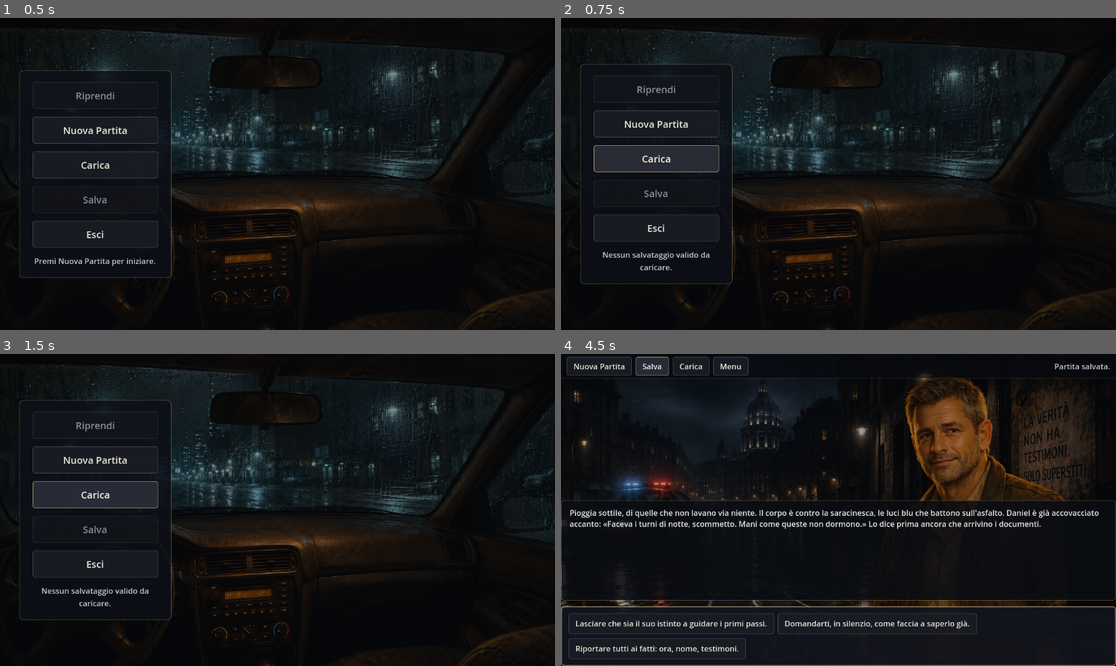
Above: before the commit, frames 1-4 (two rows, left to right).
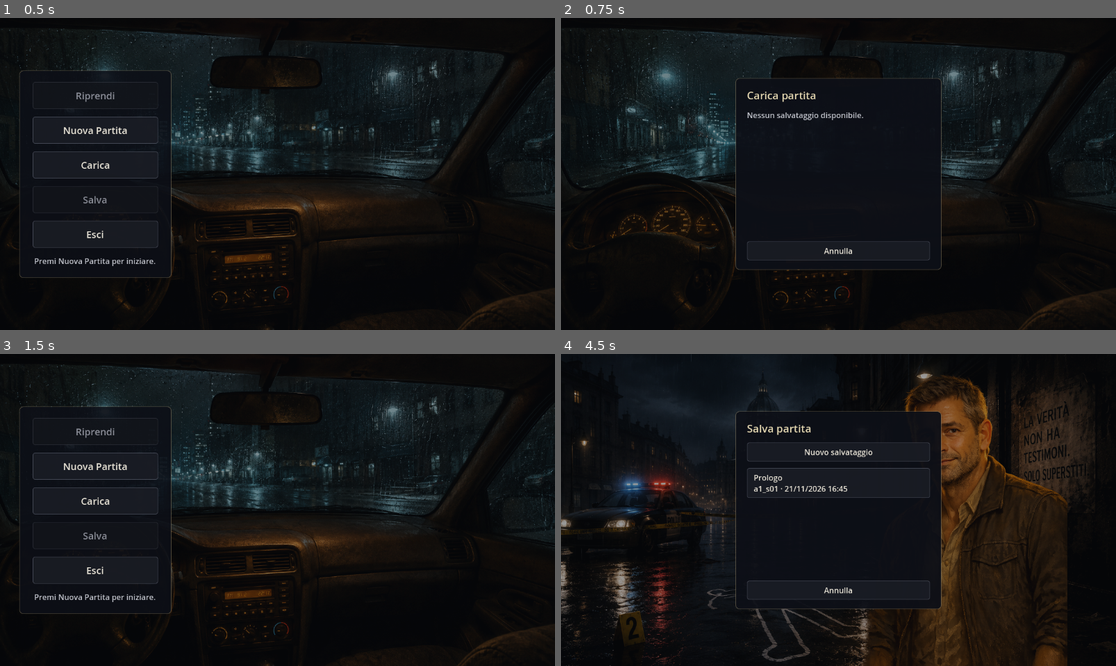
Above: after the commit, the same moments.

Repository: torsifranci2006-ship-it/gioco-test
Game: Godot game, scene res://scenes/main.tscn
Same seed, same stepped clock (60 frames per second), same inputs: the game is played once before the commit and once after it.
Inputs (mouse positions are in pixels of both pictures, inside the frame that each line leads up to):
- Up to frame 1 (0.5 s): no input
- Up to frame 2 (0.75 s): click "Carica" at 0.5 s
- Up to frame 3 (1.5 s): click (277, 588) at 1.25 s, where only the run after the commit has a clickable "Annulla"
- Up to frame 4 (4.5 s): click "Nuova Partita" at 2 s; click "Salva" at 2.75 s; click (838, 450) at 3.5 s, where only the run after the commit has a clickable "Nuovo salvataggio"; click (805, 519) at 4.25 s, where only the run after the commit has a clickable "Conferma"

Frame 1 is identical in both runs. In frame 2, 11% of the frame differs, in the area x 3-69%, y 14-86%; in frame 3, 2.4%; in frame 4, 18%, in the area x 0-100%, y 0-100%.

Commit message:
Aggiunti opzione salvataggio manuale e più salvataggi

Diff:
--- a/scenes/main.tscn
+++ b/scenes/main.tscn
@@ -393,3 +393,121 @@
 custom_minimum_size = Vector2(120, 44)
 layout_mode = 2
 text = "Annulla"
+
+[node name="LoadPanel" type="PanelContainer" parent="."]
+visible = false
+layout_mode = 1
+anchor_left = 0.5
+anchor_top = 0.5
+anchor_right = 0.5
+anchor_bottom = 0.5
+grow_horizontal = 2
+grow_vertical = 2
+theme_override_styles/panel = SubResource("sb_ending")
+
+[node name="LoadMargin" type="MarginContainer" parent="LoadPanel"]
+layout_mode = 2
+
+[node name="LoadVBox" type="VBoxContainer" parent="LoadPanel/LoadMargin"]
+layout_mode = 2
+theme_override_constants/separation = 14
+
+[node name="LoadTitle" type="Label" parent="LoadPanel/LoadMargin/LoadVBox"]
+layout_mode = 2
+theme_override_colors/font_color = Color(0.9, 0.85, 0.7, 1)
+theme_override_font_sizes/font_size = 22
+text = "Carica partita"
+
+[node name="LoadScroll" type="ScrollContainer" parent="LoadPanel/LoadMargin/LoadVBox"]
+custom_minimum_size = Vector2(380, 260)
+layout_mode = 2
+horizontal_scroll_mode = 0
+
+[node name="LoadList" type="VBoxContainer" parent="LoadPanel/LoadMargin/LoadVBox/LoadScroll"]
+layout_mode = 2
+size_flags_horizontal = 3
+theme_override_constants/separation = 8
+
+[node name="LoadCancelButton" type="Button" parent="LoadPanel/LoadMargin/LoadVBox"]
+layout_mode = 2
+text = "Annulla"
+
+[node name="SavePanel" type="PanelContainer" parent="."]
+visible = false
+layout_mode = 1
+anchor_left = 0.5
+anchor_top = 0.5
+anchor_right = 0.5
+anchor_bottom = 0.5
+grow_horizontal = 2
+grow_vertical = 2
+theme_override_styles/panel = SubResource("sb_ending")
+
+[node name="SaveMargin" type="MarginContainer" parent="SavePanel"]
+layout_mode = 2
+
+[node name="SaveVBox" type="VBoxContainer" parent="SavePanel/SaveMargin"]
+layout_mode = 2
+theme_override_constants/separation = 14
+
+[node name="SaveTitle" type="Label" parent="SavePanel/SaveMargin/SaveVBox"]
+layout_mode = 2
+theme_override_colors/font_color = Color(0.9, 0.85, 0.7, 1)
+theme_override_font_sizes/font_size = 22
+text = "Salva partita"
+
+[node name="SaveNewButton" type="Button" parent="SavePanel/SaveMargin/SaveVBox"]
+layout_mode = 2
+text = "Nuovo salvataggio"
+
+[node name="SaveScroll" type="ScrollContainer" parent="SavePanel/SaveMargin/SaveVBox"]
+custom_minimum_size = Vector2(380, 220)
+layout_mode = 2
+horizontal_scroll_mode = 0
+
+[node name="SaveList" type="VBoxContainer" parent="SavePanel/SaveMargin/SaveVBox/SaveScroll"]
+layout_mode = 2
+size_flags_horizontal = 3
+theme_override_constants/separation = 8
+
+[node name="SaveCancelButton" type="Button" parent="SavePanel/SaveMargin/SaveVBox"]
+layout_mode = 2
+text = "Annulla"
+
+[node name="SaveConfirm" type="PanelContainer" parent="."]
+visible = false
+layout_mode = 1
+anchor_left = 0.5
+anchor_top = 0.5
+anchor_right = 0.5
+anchor_bottom = 0.5
+grow_horizontal = 2
+grow_vertical = 2
+theme_override_styles/panel = SubResource("sb_ending")
+
+[node name="SaveConfirmMargin" type="MarginContainer" parent="SaveConfirm"]
+layout_mode = 2
+
+[node name="SaveConfirmVBox" type="VBoxContainer" parent="SaveConfirm/SaveConfirmMargin"]
+layout_mode = 2
+theme_override_constants/separation = 16
+
+[node name="SaveConfirmLabel" type="Label" parent="SaveConfirm/SaveConfirmMargin/SaveConfirmVBox"]
+layout_mode = 2
+horizontal_alignment = 1
+text = "Sovrascrivere questo salvataggio?"
+
+[node name="SaveConfirmButtons" type="HBoxContainer" parent="SaveConfirm/SaveConfirmMargin/SaveConfirmVBox"]
+layout_mode = 2
+alignment = 1
+theme_override_constants/separation = 8
+
+[node name="SaveConfirmYesButton" type="Button" parent="SaveConfirm/SaveConfirmMargin/SaveConfirmVBox/SaveConfirmButtons"]
+custom_minimum_size = Vector2(120, 44)
+layout_mode = 2
+text = "Conferma"
+
+[node name="SaveConfirmNoButton" type="Button" parent="SaveConfirm/SaveConfirmMargin/SaveConfirmVBox/SaveConfirmButtons"]
+custom_minimum_size = Vector2(120, 44)
+layout_mode = 2
+text = "Annulla"
--- a/src/autoload/game.gd
+++ b/src/autoload/game.gd
@@ -5,7 +5,8 @@
 ## new_game() va chiamato esplicitamente. Gli errori di setup sono propagati con messaggi chiari.
 ## La UI usa SOLO questi metodi: non legge i JSON né conosce i sistemi interni.
 
-const SAVE_PATH := "user://savegame.json"
+const SAVE_PATH := "user://savegame.json"   ## legacy slot singolo (non più usato dalla UI)
+const SAVE_DIR := "user://saves/"           ## directory degli slot multipli
 
 var engine: StoryEngine
 var ready_ok: bool = false        ## true se il setup del motore è riuscito
@@ -73,3 +74,66 @@
 	if not ready_ok:
 		return false
 	return engine.load_game(SAVE_PATH)
+
+# --- Salvataggi multi-slot (user://saves/save_<N>.json) ---
+
+func _slot_path(slot: int) -> String:
+	return SAVE_DIR + "save_%d.json" % slot
+
+## Salva la partita corrente nello slot indicato. Crea la directory se manca.
+func save_slot(slot: int) -> bool:
+	if not ready_ok:
+		return false
+	DirAccess.make_dir_recursive_absolute(SAVE_DIR)
+	return engine.save_game(_slot_path(slot))
+
+## Carica la partita dallo slot indicato (emette scene_changed tramite il motore).
+func load_slot(slot: int) -> bool:
+	if not ready_ok:
+		return false
+	return engine.load_game(_slot_path(slot))
+
+## Titolo leggibile di una scena dato il suo id (pass-through al motore). "" se sconosciuto.
+func scene_title(scene_id: String) -> String:
+	return engine.scene_title(scene_id) if ready_ok else ""
+
+## Primo slot libero (max esistente + 1, a partire da 1) per "Nuovo salvataggio".
+func next_free_slot() -> int:
+	var max_slot := 0
+	for entry in list_saves():
+		max_slot = max(max_slot, int(entry.get("slot", 0)))
+	return max_slot + 1
+
+## Elenco dei salvataggi esistenti, ordinati per data/ora decrescente (più recente in cima).
+## Ogni voce: { slot:int, scene_id:String, scene_title:String, mtime:int }.
+func list_saves() -> Array:
+	var out: Array = []
+	var dir := DirAccess.open(SAVE_DIR)
+	if dir == null:
+		return out
+	for fname in dir.get_files():
+		if not (fname.begins_with("save_") and fname.ends_with(".json")):
+			continue
+		var slot := int(fname.trim_prefix("save_").trim_suffix(".json"))
+		var path := _slot_path(slot)
+		var scene_id := _peek_scene_id(path)
+		out.append({
+			"slot": slot,
+			"scene_id": scene_id,
+			"scene_title": scene_title(scene_id),
+			"mtime": int(FileAccess.get_modified_time(path)),
+		})
+	out.sort_custom(func(a, b): return a["mtime"] > b["mtime"])
+	return out
+
+## Parse leggero: estrae solo current_scene_id da un file di salvataggio (non ricostruisce lo stato).
+func _peek_scene_id(path: String) -> String:
+	if not FileAccess.file_exists(path):
+		return ""
+	var f := FileAccess.open(path, FileAccess.READ)
+	if f == null:
+		return ""
+	var data = JSON.parse_string(f.get_as_text())
+	if data is Dictionary:
+		return String(data.get("current_scene_id", ""))
+	return ""
--- a/src/core/story_engine.gd
+++ b/src/core/story_engine.gd
@@ -66,6 +66,12 @@
 	if state == null:
 		return null
 	return _scenes.get(state.current_scene_id)
+
+## Accessor di sola lettura: titolo leggibile di una scena dato il suo id (per la UI dei
+## salvataggi). Ritorna "" se l'id non esiste. Non altera lo stato né la logica narrativa.
+func scene_title(scene_id: String) -> String:
+	var sc: StoryScene = _scenes.get(scene_id)
+	return sc.titolo if sc != null else ""
 
 ## Frammenti di testo della scena corrente la cui condizione è soddisfatta.
 func current_text() -> Array[String]:
--- a/src/ui/main.gd
+++ b/src/ui/main.gd
@@ -57,21 +57,40 @@
 @onready var _ending_new_game_button: Button = $EndingPanel/EndingMargin/EndingVBox/EndingNewGameButton
 @onready var _background: TextureRect = $Background
 @onready var _character: TextureRect = $Character
+@onready var _load_panel: PanelContainer = $LoadPanel
+@onready var _load_list: VBoxContainer = $LoadPanel/LoadMargin/LoadVBox/LoadScroll/LoadList
+@onready var _load_cancel_button: Button = $LoadPanel/LoadMargin/LoadVBox/LoadCancelButton
+@onready var _save_panel: PanelContainer = $SavePanel
+@onready var _save_list: VBoxContainer = $SavePanel/SaveMargin/SaveVBox/SaveScroll/SaveList
+@onready var _save_new_button: Button = $SavePanel/SaveMargin/SaveVBox/SaveNewButton
+@onready var _save_cancel_button: Button = $SavePanel/SaveMargin/SaveVBox/SaveCancelButton
+@onready var _save_confirm: PanelContainer = $SaveConfirm
+@onready var _save_confirm_label: Label = $SaveConfirm/SaveConfirmMargin/SaveConfirmVBox/SaveConfirmLabel
+@onready var _save_confirm_yes_button: Button = $SaveConfirm/SaveConfirmMargin/SaveConfirmVBox/SaveConfirmButtons/SaveConfirmYesButton
+@onready var _save_confirm_no_button: Button = $SaveConfirm/SaveConfirmMargin/SaveConfirmVBox/SaveConfirmButtons/SaveConfirmNoButton
+
+var _panel_origin: String = "menu"   ## contesto di apertura di Save/Load: "menu" o "game"
+var _pending_save_slot: int = 0       ## slot da confermare nel SaveConfirm
 
 func _ready() -> void:
 	EventBus.scene_changed.connect(_on_scene_changed)
 	EventBus.game_ended.connect(_on_game_ended)
 	_new_game_button.pressed.connect(_on_new_game)
-	_save_button.pressed.connect(_on_save)
-	_load_button.pressed.connect(_on_load)
+	_save_button.pressed.connect(_on_open_save.bind("game"))
+	_load_button.pressed.connect(_on_open_load.bind("game"))
 	_start_new_game_button.pressed.connect(_on_new_game)
-	_start_save_button.pressed.connect(_on_save)
-	_start_load_button.pressed.connect(_on_load)
+	_start_save_button.pressed.connect(_on_open_save.bind("menu"))
+	_start_load_button.pressed.connect(_on_open_load.bind("menu"))
 	_start_resume_button.pressed.connect(_on_resume)
 	_start_exit_button.pressed.connect(_on_exit)
 	_menu_button.pressed.connect(_on_menu)
 	_exit_confirm_button.pressed.connect(_on_exit_confirm)
 	_exit_cancel_button.pressed.connect(_on_exit_cancel)
+	_load_cancel_button.pressed.connect(_on_panel_cancel)
+	_save_cancel_button.pressed.connect(_on_panel_cancel)
+	_save_new_button.pressed.connect(_on_save_new)
+	_save_confirm_yes_button.pressed.connect(_on_save_confirm_yes)
+	_save_confirm_no_button.pressed.connect(_on_save_confirm_no)
 	_ending_new_game_button.pressed.connect(_on_new_game)
 	# Stato iniziale: schermata di menu (Riprendi/Salva restano disabilitati finché non si gioca).
 	_enter_menu()
@@ -99,17 +118,111 @@
 	Game.new_game()
 	_show_status("Nuova partita avviata.")
 
-func _on_save() -> void:
-	if Game.save_game():
-		_show_status("Partita salvata.")
+# --- Menu salvataggi / caricamenti (overlay centrati) ---
+
+## Apre il pannello Carica. origin = "menu" | "game" (per il ritorno con Annulla).
+func _on_open_load(origin: String) -> void:
+	_panel_origin = origin
+	_start_menu.visible = false
+	_top_bar.visible = false
+	_bottom_area.visible = false
+	_populate_load_list()
+	_load_panel.visible = true
+
+## Apre il pannello Salva.
+func _on_open_save(origin: String) -> void:
+	_panel_origin = origin
+	_start_menu.visible = false
+	_top_bar.visible = false
+	_bottom_area.visible = false
+	_populate_save_list()
+	_save_panel.visible = true
+
+## Annulla da LoadPanel/SavePanel: torna al contesto di provenienza.
+func _on_panel_cancel() -> void:
+	if _panel_origin == "game":
+		_enter_game()
 	else:
-		_show_status("Impossibile salvare la partita.")
-
-func _on_load() -> void:
-	if Game.load_game():
+		_enter_menu()
+
+## Popola la lista Carica: una riga-pulsante per salvataggio (clic = carica subito).
+func _populate_load_list() -> void:
+	_clear_container(_load_list)
+	var saves := Game.list_saves()
+	for entry in saves:
+		_load_list.add_child(_make_save_row(entry, _on_load_slot.bind(int(entry["slot"]))))
+	if saves.is_empty():
+		_load_list.add_child(_make_empty_label("Nessun salvataggio disponibile."))
+
+## Popola la lista Salva: righe sovrascrivibili (clic = conferma sovrascrittura).
+func _populate_save_list() -> void:
+	_clear_container(_save_list)
+	for entry in Game.list_saves():
+		_save_list.add_child(_make_save_row(entry, _on_overwrite_slot.bind(int(entry["slot"]))))
+
+## Clic su uno slot nel LoadPanel: carica (nessuna conferma). load_slot emette scene_changed.
+func _on_load_slot(slot: int) -> void:
+	if Game.load_slot(slot):
 		_show_status("Partita caricata.")
 	else:
-		_show_status("Nessun salvataggio valido da caricare.")
+		_show_status("Caricamento non riuscito.")
+
+## "Nuovo salvataggio": chiede conferma per creare un nuovo slot.
+func _on_save_new() -> void:
+	_pending_save_slot = Game.next_free_slot()
+	_save_confirm_label.text = "Creare un nuovo salvataggio?"
+	_save_panel.visible = false
+	_save_confirm.visible = true
+
+## Clic su uno slot esistente nel SavePanel: chiede conferma di sovrascrittura.
+func _on_overwrite_slot(slot: int) -> void:
+	_pending_save_slot = slot
+	_save_confirm_label.text = "Sovrascrivere lo slot %d?" % slot
+	_save_panel.visible = false
+	_save_confirm.visible = true
+
+## Conferma salvataggio (nuovo o sovrascrittura): salva e torna al SavePanel aggiornato.
+func _on_save_confirm_yes() -> void:
+	var ok := Game.save_slot(_pending_save_slot)
+	_save_confirm.visible = false
+	_populate_save_list()
+	_save_panel.visible = true
+	_show_status("Salvato." if ok else "Salvataggio non riuscito.")
+
+## Annulla la conferma: torna al menu salvataggi senza salvare.
+func _on_save_confirm_no() -> void:
+	_save_confirm.visible = false
+	_save_panel.visible = true
+
+## Riga-salvataggio: Button cliccabile multi-riga (titolo / id · data-ora).
+func _make_save_row(entry: Dictionary, on_press: Callable) -> Button:
+	var title := String(entry.get("scene_title", ""))
+	var scene_id := String(entry.get("scene_id", ""))
+	if title == "":
+		title = scene_id
+	var btn := Button.new()
+	btn.text = "%s\n%s · %s" % [title, scene_id, _format_datetime(int(entry.get("mtime", 0)))]
+	btn.alignment = HORIZONTAL_ALIGNMENT_LEFT
+	btn.custom_minimum_size = Vector2(360, 0)
+	btn.size_flags_horizontal = Control.SIZE_EXPAND_FILL
+	btn.pressed.connect(on_press)
+	return btn
+
+func _make_empty_label(msg: String) -> Label:
+	var l := Label.new()
+	l.text = msg
+	return l
+
+func _clear_container(c: Node) -> void:
+	for child in c.get_children():
+		child.queue_free()
+
+## Formatta un timestamp Unix come "gg/mm/aaaa hh:mm".
+func _format_datetime(unix_time: int) -> String:
+	if unix_time <= 0:
+		return "—"
+	var d := Time.get_datetime_dict_from_unix_time(unix_time)
+	return "%02d/%02d/%04d %02d:%02d" % [d.day, d.month, d.year, d.hour, d.minute]
 
 ## Mostra un messaggio di stato sia nella TopBar (in gioco) sia nel menu iniziale (pre-partita).
 func _show_status(msg: String) -> void:
@@ -122,6 +235,9 @@
 func _enter_menu() -> void:
 	_exit_confirm.visible = false
 	_ending_panel.visible = false
+	_load_panel.visible = false
+	_save_panel.visible = false
+	_save_confirm.visible = false
 	_top_bar.visible = false
 	_bottom_area.visible = false
 	_character.visible = false
@@ -132,6 +248,9 @@
 func _enter_game() -> void:
 	_exit_confirm.visible = false
 	_ending_panel.visible = false
+	_load_panel.visible = false
+	_save_panel.visible = false
+	_save_confirm.visible = false
 	_start_menu.visible = false
 	_top_bar.visible = true
 	_bottom_area.visible = true
Not shown, changed: docs/ui.md
